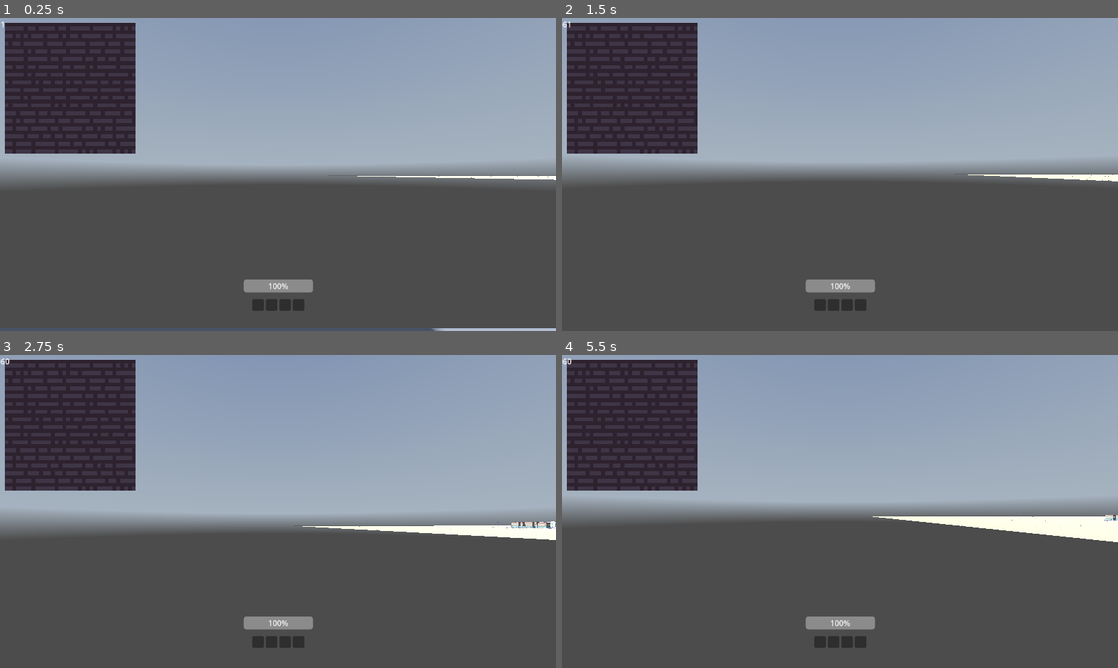
Above: before the commit, frames 1-4 (two rows, left to right).
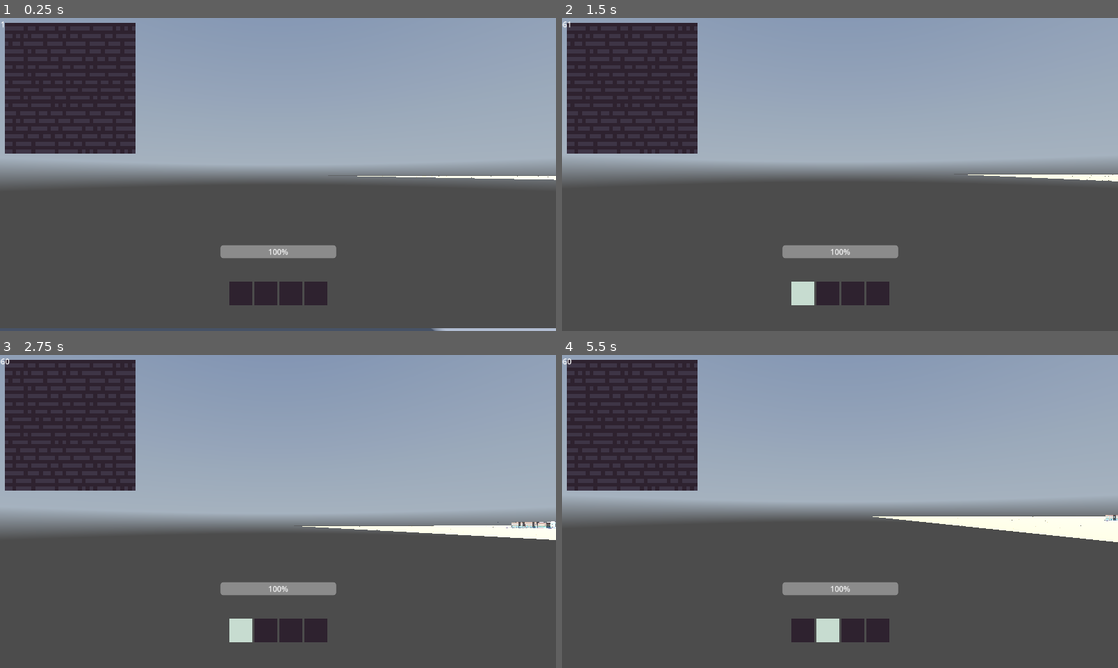
Above: after the commit, the same moments.

Repository: JustinDodemaide/hobo
Game: Godot game, scene res://SceneHandler/SceneHandler.tscn
Same seed, same stepped clock (60 frames per second), same inputs: the game is played once before the commit and once after it. The engine's default icon, where the game draws it, is replaced by a stand-in: a white triangle on a blue panel in a dark square. A sky picture missing from this copy of the repository is replaced by a grey-blue gradient.
Inputs (mouse positions are in pixels of both pictures, inside the frame that each line leads up to):
- Up to frame 1 (0.25 s): no input
- Up to frame 2 (1.5 s): tap Enter (ui_accept) at 0.5, 0.77 s; move the mouse to (867, 174) at 0.52 s; tap A (A) at 0.6 s; tap D (D) at 0.8, 1.35 s; move the mouse to (812, 174) at 1.27 s
- Up to frame 3 (2.75 s): tap Enter (ui_accept) at 1.52 s; tap F (F) at 1.55 s; move the mouse to (289, 505) at 2.02 s; hold F (F) from 2.03 s (still down); click (289, 505) at 2.3 s
- Up to frame 4 (5.5 s): move the mouse to (834, 517) at 2.77 s; release F (F) at 2.78 s; click (834, 517) at 2.85 s; tap Enter (ui_accept) at 3.02, 3.77, 4.52, 5 s; right-click (834, 517) at 3.05 s; move the mouse to (878, 514) at 3.52 s; right-click (878, 514) at 3.6 s; tap S (S) at 3.8, 4.35 s; move the mouse to (795, 508) at 4.27 s; tap 1 (1, bound only after the commit) at 4.55 s; move the mouse to (845, 511) at 5.02 s; hold 1 (1, bound only after the commit) from 5.03 s (still down); tap 2 (2, bound only after the commit) at 5.3 s

The runs differ from the first frame. In frame 1, 2.2% of the frame differs, in the area x 39-61%, y 72-94%; in frame 2, 2.2%; in frame 3, 2.2%; in frame 4, 2.3%.

Commit message:
Inventory overhaul

Diff:
--- a/NPCs/Bum/bum.gd
+++ b/NPCs/Bum/bum.gd
@@ -16,7 +16,7 @@
 		"value":0
 	}
 	# check player inventory
-	var player_inventory = player.get_node("Camera3D").get_node("PlayerInventoryHandler").inventory
+	var player_inventory = player.inventory
 	var index = 0
 	for item in player_inventory:
 		if item: # dont have a way of tracking item value right now
--- a/Player/InventoryHandler/Inventory/inventory_slot.gd
+++ b/Player/InventoryHandler/Inventory/inventory_slot.gd
@@ -1,7 +1,16 @@
-extends PanelContainer
+extends ColorRect
+
+const ACTIVE_COLOR:Color = Color(0.78,0.863,0.816)
+const DEACTIVE_COLOR:Color = Color(0.18,0.133,0.184)
 
 func init(item:Item) -> void:
 	if item == null:
 		$MarginContainer/TextureRect.texture = null
 		return
 	$MarginContainer/TextureRect.texture = load(item.image_path())
+
+func activate():
+	color = ACTIVE_COLOR
+
+func deactivate():
+	color = DEACTIVE_COLOR
--- a/Player/InventoryHandler/Inventory/inventory_slot.tscn
+++ b/Player/InventoryHandler/Inventory/inventory_slot.tscn
@@ -2,7 +2,8 @@
 
 [ext_resource type="Script" path="res://Player/InventoryHandler/Inventory/inventory_slot.gd" id="1_uuosl"]
 
-[node name="InventorySlot" type="PanelContainer"]
+[node name="InventorySlot" type="ColorRect"]
+custom_minimum_size = Vector2(48, 48)
 anchors_preset = 15
 anchor_right = 1.0
 anchor_bottom = 1.0
@@ -10,10 +11,13 @@
 grow_vertical = 2
 size_flags_horizontal = 4
 size_flags_vertical = 4
+color = Color(0.180392, 0.133333, 0.184314, 1)
 script = ExtResource("1_uuosl")
 
 [node name="MarginContainer" type="MarginContainer" parent="."]
 layout_mode = 2
+offset_right = 1152.0
+offset_bottom = 648.0
 theme_override_constants/margin_left = 12
 theme_override_constants/margin_top = 12
 theme_override_constants/margin_right = 12
@@ -21,4 +25,5 @@
 
 [node name="TextureRect" type="TextureRect" parent="MarginContainer"]
 texture_filter = 1
+custom_minimum_size = Vector2(24, 24)
 layout_mode = 2
--- a/Player/Player.gd
+++ b/Player/Player.gd
@@ -27,8 +27,8 @@
 			SPEED = 5.0
 			JUMP_VELOCITY = 3
 	handle_movement(delta)
+	handle_inventory()
 	$CanvasLayer/FPS.text = str(Engine.get_frames_per_second())
-
 
 func handle_movement(delta) -> void:
 	if not is_on_floor():
@@ -47,3 +47,65 @@
 		velocity.z = move_toward(velocity.z, 0, SPEED)
 
 	move_and_slide()
+
+#region Inventory
+var inventory = [null,null,null,null]
+var inventory_index:int = 0
+@export var item_cast:RayCast3D
+@export var held_item_display:Sprite3D
+var hovered_item:LevelItem
+signal item_hovered
+signal item_unhovered
+signal inventory_updated
+signal active_inventory_slot_changed(to:int)
+
+func _input(event: InputEvent) -> void:
+	if event.is_action_pressed("LeftClick"):
+		if hovered_item:
+			var item = hovered_item.item
+			hovered_item.picked_up(self)
+			hovered_item = null
+			hold_item(item)
+		return
+
+	if event.is_action_pressed("F"):
+		drop_item()
+		return
+
+	if event.is_action_pressed("1"):
+		inventory_index = 0
+	if event.is_action_pressed("2"):
+		inventory_index = 1
+	if event.is_action_pressed("3"):
+		inventory_index = 2
+	if event.is_action_pressed("4"):
+		inventory_index = 3
+	emit_signal("active_inventory_slot_changed",inventory_index)
+
+
+func handle_inventory():
+	var collider = item_cast.get_collider()
+	if collider == null:
+		if hovered_item:
+			hovered_item = null
+			emit_signal("item_unhovered")
+		return
+	hovered_item = collider
+	emit_signal("item_hovered")
+
+func hold_item(item:Item) -> void:
+	drop_item()
+	inventory[inventory_index] = item
+	held_item_display.texture = load(item.image_path())
+	emit_signal("inventory_updated")
+
+func drop_item(index:int = -1):
+	if index == -1:
+		index = inventory_index
+	if inventory[index] == null:
+		return
+	Global.level.add_item(inventory[index], global_position, self)
+	inventory[index] = null
+	held_item_display.texture = null
+	emit_signal("inventory_updated")
+#endregion
--- a/Player/Player.tscn
+++ b/Player/Player.tscn
@@ -1,20 +1,20 @@
-[gd_scene load_steps=8 format=3 uid="uid://ccd2kgud4w32e"]
+[gd_scene load_steps=6 format=3 uid="uid://ccd2kgud4w32e"]
 
 [ext_resource type="Script" path="res://Player/Player.gd" id="1_26bnj"]
 [ext_resource type="Script" path="res://Player/PlayerCamera.gd" id="2_2nyjv"]
-[ext_resource type="Texture2D" uid="uid://d3c1lda62gkc1" path="res://Player/hand.png" id="4_883vw"]
 [ext_resource type="PackedScene" uid="uid://1xtl1qp8yajl" path="res://Player/UI/PlayerUI.tscn" id="5_7gpfq"]
-[ext_resource type="PackedScene" uid="uid://cvolxapmuthf5" path="res://Player/InventoryHandler/PlayerInventoryHandler.tscn" id="5_c2etf"]
 
 [sub_resource type="CapsuleShape3D" id="CapsuleShape3D_kpqv4"]
 
 [sub_resource type="CapsuleShape3D" id="CapsuleShape3D_fugl6"]
 
-[node name="Player" type="CharacterBody3D" node_paths=PackedStringArray("ui")]
+[node name="Player" type="CharacterBody3D" node_paths=PackedStringArray("ui", "item_cast", "held_item_display")]
 collision_layer = 2
 platform_floor_layers = 0
 script = ExtResource("1_26bnj")
 ui = NodePath("CanvasLayer/PlayerUI")
+item_cast = NodePath("Camera3D/ItemRayCast")
+held_item_display = NodePath("Camera3D/HeldItem")
 
 [node name="CollisionShape3D" type="CollisionShape3D" parent="."]
 shape = SubResource("CapsuleShape3D_kpqv4")
@@ -28,19 +28,13 @@
 transform = Transform3D(1, 0, 0, 0, 1, 0, 0, 0, 1, 0, 0.5, 0)
 script = ExtResource("2_2nyjv")
 
-[node name="PlayerInventoryHandler" parent="Camera3D" node_paths=PackedStringArray("player", "hand_icon", "held_item") instance=ExtResource("5_c2etf")]
-transform = Transform3D(1, 0, 0, 0, 1, 0, 0, 0, 1, 0, -0.5, 0)
-player = NodePath("../..")
-hand_icon = NodePath("../HandIcon")
-held_item = NodePath("../HeldItem")
+[node name="ItemRayCast" type="RayCast3D" parent="Camera3D"]
+transform = Transform3D(1.91069e-15, 4.37114e-08, 1, 1, -4.37114e-08, 0, 4.37114e-08, 1, -4.37114e-08, 0, 0, 0)
+target_position = Vector3(0, -2, 0)
+collision_mask = 4
+collide_with_areas = true
 
 [node name="HeldItem" type="Sprite3D" parent="Camera3D"]
-transform = Transform3D(0.283831, 0, -0.958874, 0, 1, 0, 0.958874, 0, 0.283831, 0.313791, -0.146981, -0.336494)
-texture_filter = 0
-
-[node name="HandIcon" type="Sprite3D" parent="Camera3D"]
-transform = Transform3D(0.01, 0, 0, 0, 0.01, 0, 0, 0, 0.01, 0, 0, -0.345098)
-texture = ExtResource("4_883vw")
 
 [node name="CanvasLayer" type="CanvasLayer" parent="."]
 
@@ -57,3 +51,8 @@
 anchor_bottom = 1.0
 grow_horizontal = 2
 grow_vertical = 2
+
+[connection signal="active_inventory_slot_changed" from="." to="CanvasLayer/PlayerUI" method="_on_player_active_inventory_slot_changed"]
+[connection signal="inventory_updated" from="." to="CanvasLayer/PlayerUI" method="_on_inventory_updated"]
+[connection signal="item_hovered" from="." to="CanvasLayer/PlayerUI" method="_on_item_hovered"]
+[connection signal="item_unhovered" from="." to="CanvasLayer/PlayerUI" method="_on_item_unhovered"]
--- a/Player/UI/PlayerUI.gd
+++ b/Player/UI/PlayerUI.gd
@@ -2,12 +2,11 @@
 
 var player:Player
 @export var health:Control
-@export var inventory:Control
+@export var item_hover:VBoxContainer
 
 func _ready() -> void:
 	player = get_parent().get_parent()
 	$MarginContainer/VBoxContainer/PlayerHealth.init(player)
-	$MarginContainer/VBoxContainer/PlayerHealth.set_size(inventory.size)
 
 func fade_in():
 	return
@@ -19,3 +18,34 @@
 	var final_color = Color(0,0,0,1.0)
 	var tween = create_tween()
 	tween.tween_property($ColorRect, "modulate", final_color, time)
+
+func _on_item_hovered() -> void:
+	item_hover.get_node("HandIcon").visible = true
+
+	var item = player.hovered_item.item
+	var text:String = "LeftClick: Pickup " + item.item_name()
+	if item.is_consumable():
+		text += "\nRightClick: Consume"
+	item_hover.get_node("ItemPrompts").text = text
+
+func _on_item_unhovered() -> void:
+	item_hover.get_node("HandIcon").visible = false
+	item_hover.get_node("ItemPrompts").text = ""
+
+func _on_inventory_updated() -> void:
+	var ui_slots = $MarginContainer/VBoxContainer/SlotContainer.get_children()
+	for index in player.inventory.size():
+		ui_slots[index].init(player.inventory[index])
+
+var previously_active:int
+func _on_player_active_inventory_slot_changed(to:int) -> void:
+	var ui_slots = $MarginContainer/VBoxContainer/SlotContainer.get_children()
+	ui_slots[previously_active].deactivate()
+	ui_slots[to].activate()
+	previously_active = to
+
+	var label = $MarginContainer/VBoxContainer/ActiveItem
+	if player.inventory[to]:
+		label.text = player.inventory[to].item_name()
+	else:
+		label.text = ""
--- a/Player/UI/PlayerUI.tscn
+++ b/Player/UI/PlayerUI.tscn
@@ -1,10 +1,11 @@
-[gd_scene load_steps=4 format=3 uid="uid://1xtl1qp8yajl"]
+[gd_scene load_steps=5 format=3 uid="uid://1xtl1qp8yajl"]
 
 [ext_resource type="PackedScene" uid="uid://d0qa4nkyty6s5" path="res://Player/UI/Health/PlayerHealth.tscn" id="1_1j6n8"]
 [ext_resource type="Script" path="res://Player/UI/PlayerUI.gd" id="1_n1e2r"]
-[ext_resource type="PackedScene" uid="uid://vq2es264bss8" path="res://Player/InventoryHandler/Inventory/PlayerInventory.tscn" id="2_ppkwt"]
+[ext_resource type="PackedScene" uid="uid://bdsao1btboyay" path="res://Player/InventoryHandler/Inventory/inventory_slot.tscn" id="3_yosim"]
+[ext_resource type="Texture2D" uid="uid://d3c1lda62gkc1" path="res://Player/hand.png" id="4_1rftq"]
 
-[node name="PlayerUI" type="Control" node_paths=PackedStringArray("health", "inventory")]
+[node name="PlayerUI" type="Control" node_paths=PackedStringArray("health", "item_hover")]
 layout_mode = 3
 anchors_preset = 15
 anchor_right = 1.0
@@ -13,7 +14,7 @@
 grow_vertical = 2
 script = ExtResource("1_n1e2r")
 health = NodePath("MarginContainer/VBoxContainer/PlayerHealth")
-inventory = NodePath("MarginContainer/VBoxContainer/PlayerInventory")
+item_hover = NodePath("MarginContainer/ItemHover")
 
 [node name="MarginContainer" type="MarginContainer" parent="."]
 layout_mode = 1
@@ -31,16 +32,47 @@
 layout_mode = 2
 size_flags_horizontal = 4
 size_flags_vertical = 8
-theme_override_constants/separation = 40
+theme_override_constants/separation = 20
 
 [node name="PlayerHealth" parent="MarginContainer/VBoxContainer" instance=ExtResource("1_1j6n8")]
 layout_mode = 2
 
-[node name="PlayerInventory" parent="MarginContainer/VBoxContainer" node_paths=PackedStringArray("item_prompts") instance=ExtResource("2_ppkwt")]
+[node name="ActiveItem" type="Label" parent="MarginContainer/VBoxContainer"]
 layout_mode = 2
-item_prompts = NodePath("../../ItemPrompts")
+horizontal_alignment = 1
 
-[node name="ItemPrompts" type="Label" parent="MarginContainer"]
+[node name="AnimationPlayer" type="AnimationPlayer" parent="MarginContainer/VBoxContainer/ActiveItem"]
+
+[node name="SlotContainer" type="HBoxContainer" parent="MarginContainer/VBoxContainer"]
+custom_minimum_size = Vector2(240, 24)
+layout_mode = 2
+alignment = 1
+
+[node name="InventorySlot" parent="MarginContainer/VBoxContainer/SlotContainer" instance=ExtResource("3_yosim")]
+layout_mode = 2
+
+[node name="InventorySlot2" parent="MarginContainer/VBoxContainer/SlotContainer" instance=ExtResource("3_yosim")]
+layout_mode = 2
+
+[node name="InventorySlot3" parent="MarginContainer/VBoxContainer/SlotContainer" instance=ExtResource("3_yosim")]
+layout_mode = 2
+
+[node name="InventorySlot4" parent="MarginContainer/VBoxContainer/SlotContainer" instance=ExtResource("3_yosim")]
+layout_mode = 2
+
+[node name="ItemHover" type="VBoxContainer" parent="MarginContainer"]
+layout_mode = 2
+size_flags_horizontal = 4
+size_flags_vertical = 4
+
+[node name="HandIcon" type="TextureRect" parent="MarginContainer/ItemHover"]
+layout_mode = 2
+size_flags_horizontal = 4
+size_flags_vertical = 4
+texture = ExtResource("4_1rftq")
+expand_mode = 1
+
+[node name="ItemPrompts" type="Label" parent="MarginContainer/ItemHover"]
 layout_mode = 2
 horizontal_alignment = 1
 
--- a/project.godot
+++ b/project.godot
@@ -70,6 +70,26 @@
 "events": [Object(InputEventMouseButton,"resource_local_to_scene":false,"resource_name":"","device":-1,"window_id":0,"a …(253 unchanged characters)…
 ]
 }
+1={
+"deadzone": 0.5,
+"events": [Object(InputEventKey,"resource_local_to_scene":false,"resource_name":"","device":-1,"window_id":0,"alt_pressed":false,"shift_pressed":false,"ctrl_pressed":false,"meta_pressed":false,"pressed":false,"keycode":0,"physical_keycode":49,"key_label":0,"unicode":49,"location":0,"echo":false,"script":null)
+]
+}
+2={
+"deadzone": 0.5,
+"events": [Object(InputEventKey,"resource_local_to_scene":false,"resource_name":"","device":-1,"window_id":0,"alt_pressed":false,"shift_pressed":false,"ctrl_pressed":false,"meta_pressed":false,"pressed":false,"keycode":0,"physical_keycode":50,"key_label":0,"unicode":50,"location":0,"echo":false,"script":null)
+]
+}
+3={
+"deadzone": 0.5,
+"events": [Object(InputEventKey,"resource_local_to_scene":false,"resource_name":"","device":-1,"window_id":0,"alt_pressed":false,"shift_pressed":false,"ctrl_pressed":false,"meta_pressed":false,"pressed":false,"keycode":0,"physical_keycode":51,"key_label":0,"unicode":51,"location":0,"echo":false,"script":null)
+]
+}
+4={
+"deadzone": 0.5,
+"events": [Object(InputEventKey,"resource_local_to_scene":false,"resource_name":"","device":-1,"window_id":0,"alt_pressed":false,"shift_pressed":false,"ctrl_pressed":false,"meta_pressed":false,"pressed":false,"keycode":0,"physical_keycode":52,"key_label":0,"unicode":52,"location":0,"echo":false,"script":null)
+]
+}
 
 [layer_names]
 
